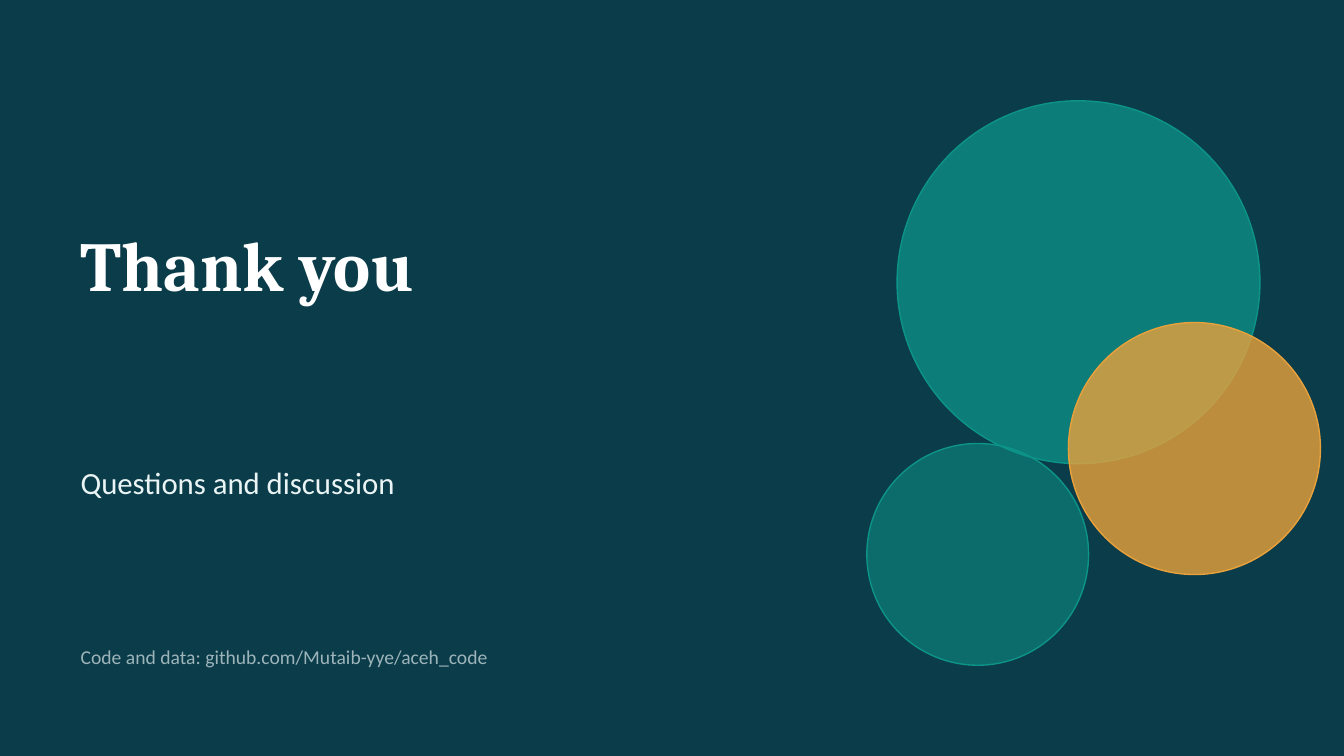
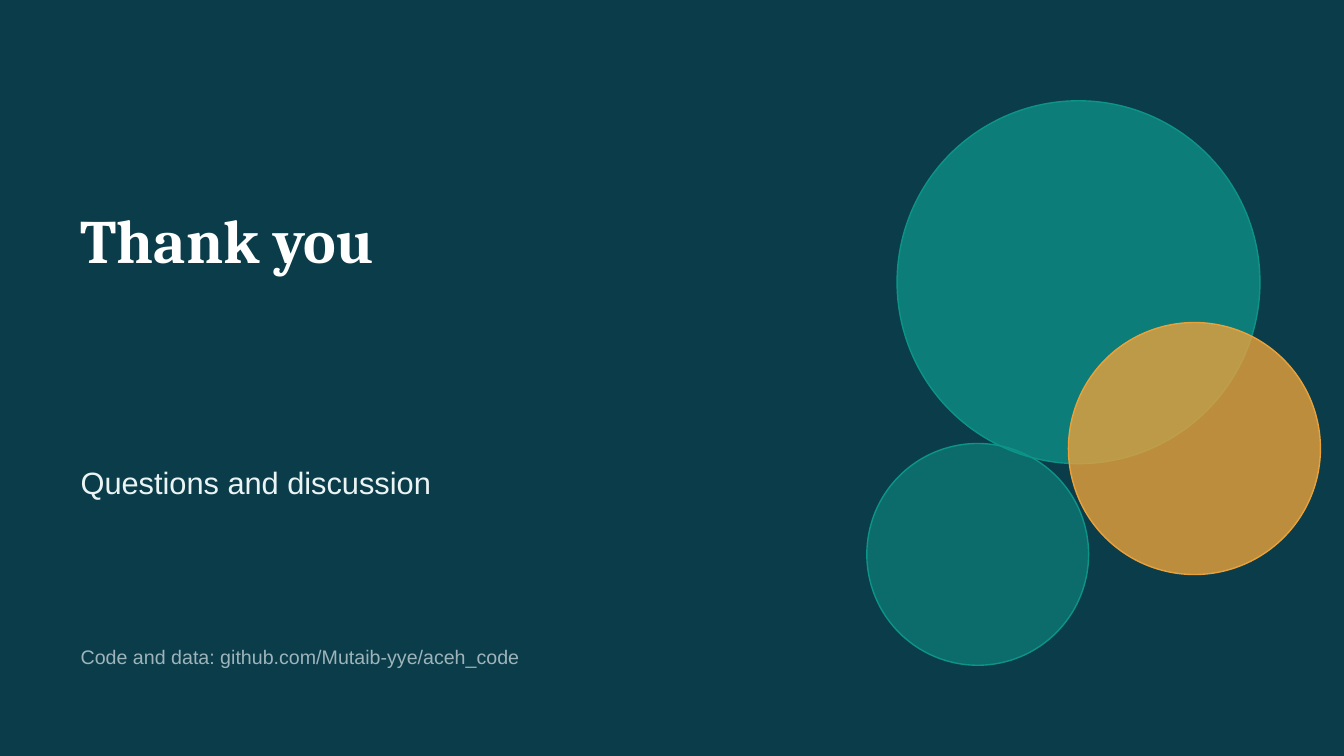
Before and after one commit to Mutaib-yye/aceh_code, a slide deck: slide 24 of reports/Acehnese_Indonesian_Translator_Presentation.pptx. Drawn at 1344x756 pixels with LibreOffice and Linux fonts; fonts in the diff are those of the drawing. Boxes give left, top, right and bottom in pixels: in the first picture for what was removed or moved away, otherwise in the second. Text is boxed around its words. In the diff, an @@ line names an element or a change of style, - is before the commit and + after.

```diff
--- a/reports/Acehnese_Indonesian_Translator_Presentation.pptx
+++ b/reports/Acehnese_Indonesian_Translator_Presentation.pptx
@@ title "Thank you": place and size @@
-title "Thank you" at [81, 242, 413, 306]
+title "Thank you" at [81, 220, 374, 277]
@@ title "Thank you" at [81, 220, 374, 277]: size 50 to 44 pt @@
@@ text "Questions and discussion" at [81, 471, 431, 500]: font Calibri to Arial @@
@@ text "Code and data: github.com/Mutaib-yye/aceh_code" at [81, 650, 519, 668]: font Calibri to Arial @@
```
Also in this commit, not shown: 23 other slides changed, 1 other file.
